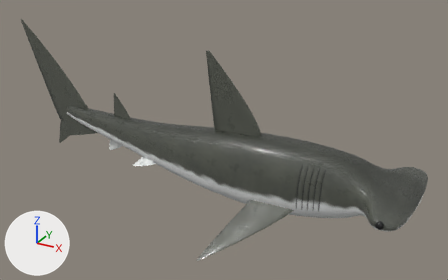
The glTF model models/great_hammerhead.glb, before and after one commit.
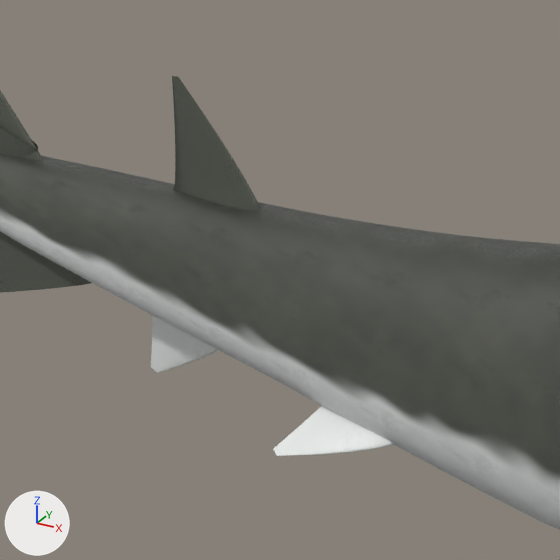
The first picture shows the older version from a camera (50 mm lens) standing at (2.39, -4.48, 2.38) and looking at (-0.07, -0.01, 0.14). The close-ups show the older and then the newer version on the part from 18% to 42% of the width and 28% to 67% of the height of that picture. Only the edits that show in the close-ups are written down. The lights are fixed; the arrows at lower left show +X, +Y and +Z. Vertices at exactly the same position are counted once.

In view in the first close-up: 'GreatHammerhead_Body', 'GreatHammerhead_Fins'.
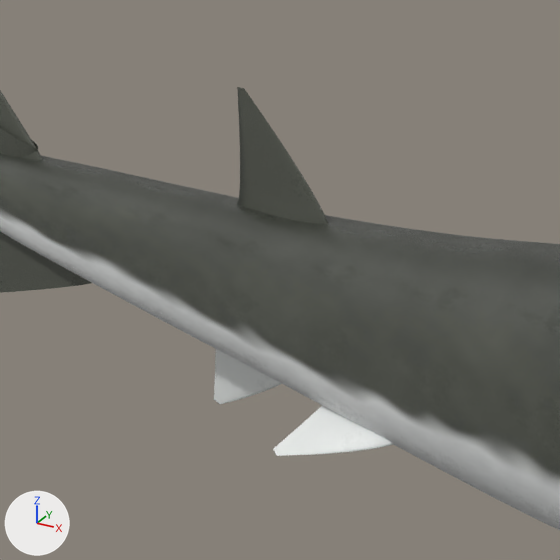
Location of each change, [x1, y1, x2, y2] in pixels of the close-ups (560 x 560 px; the box of a moved part takes in the faces that stretch with it):
```json
{"object": "GreatHammerhead_Fins", "change": "reshaped", "before": [0, 76, 394, 456], "after": [0, 87, 394, 456]}
{"part": 1, "of": "me_greathammerhead_body", "change": "surface changed", "before": [155, 184, 332, 381], "after": [155, 184, 332, 381]}
{"part": 2, "of": "me_greathammerhead_fins", "change": "moved or reshaped", "before": [172, 76, 261, 210], "after": [237, 87, 328, 224]}
{"part": 3, "of": "me_greathammerhead_fins", "change": "moved or reshaped", "before": [151, 315, 218, 372], "after": [214, 349, 282, 404]}
```

Edits to the scene script, one JSON object a line:
```json
{"op": "add", "block": "img_great_hammerhead_bdaf49dc23_albedo", "code": ["img_great_hammerhead_bdaf49dc23_albedo = load_image('great_hammerhead_bdaf49dc23_albedo', '_unpacked/great_hammerhead_bdaf49dc23_albedo', 2048, 4096, 'sRGB')"]}
{"block": "mat_skin", "where": "n2 = _N.new('ShaderNodeTexImage'); n2.name = 'Image Texture'"}
{"op": "set", "path": "n2.image", "old": "img_great_hammerhead_916f02c9bf_albedo", "new": "img_great_hammerhead_bdaf49dc23_albedo"}
{"block": "mat_skin", "where": "n6 = _N.new('ShaderNodeMapping'); n6.name = 'Mapping'"}
{"op": "set", "path": "n6.inputs[3].default_value", "old": "(10.0, 16.0, 1.0)", "new": "(9.0, 17.0, 1.0)", "note": "'Scale'"}
{"block": "mat_skin", "where": "n10 = _N.new('ShaderNodeMapping'); n10.name = 'Mapping.001'"}
{"op": "set", "path": "n10.inputs[3].default_value", "old": "(10.0, 16.0, 1.0)", "new": "(9.0, 17.0, 1.0)", "note": "'Scale'"}
{"block": "me_greathammerhead_body", "where": "me_greathammerhead_body.from_pydata(...)  # 19714 vertices, 39424 faces; spans x -1.97..1.68, y -0.55..0.51, z -0.31..0.33"}
{"block": "me_greathammerhead_body", "where": "# used by ob_greathammerhead_body; location = (0.0, 0.0, 0.0)"}
{"block": "me_greathammerhead_body", "change": "me_greathammerhead_body part 1: texture (UV) coordinates of 39104 of 39424 faces, centred in x -1.9..1.68, y -0.55..0.51, z -0.31..0.33, changed; they spanned u 0.0..1.0, v 0.0..0.98 and now span u 0.0..1.0, v 0.03..0.98"}
{"block": "me_greathammerhead_fins", "where": "me_greathammerhead_fins.from_pydata(...)  # 9324 vertices, 18216 faces; spans x -2.52..0.78, y -0.88..0.55, z -0.54..0.99"}
{"block": "me_greathammerhead_fins", "where": "# used by ob_greathammerhead_fins; location = (0.0, 0.0, 0.0)"}
{"block": "me_greathammerhead_fins", "change": "me_greathammerhead_fins part 2: the loose piece of 1036 vertices spanning x -1.3..-1.06, y -0.07..-0.02, z 0.1..0.39 is moved by (0.17, -0.03, 0.02)"}
{"block": "me_greathammerhead_fins", "change": "me_greathammerhead_fins part 3: the loose piece of 1036 vertices spanning x -1.4..-1.15, y -0.05..-0.01, z -0.25..0.01 is moved by (0.17, -0.03, -0.02)"}
```
